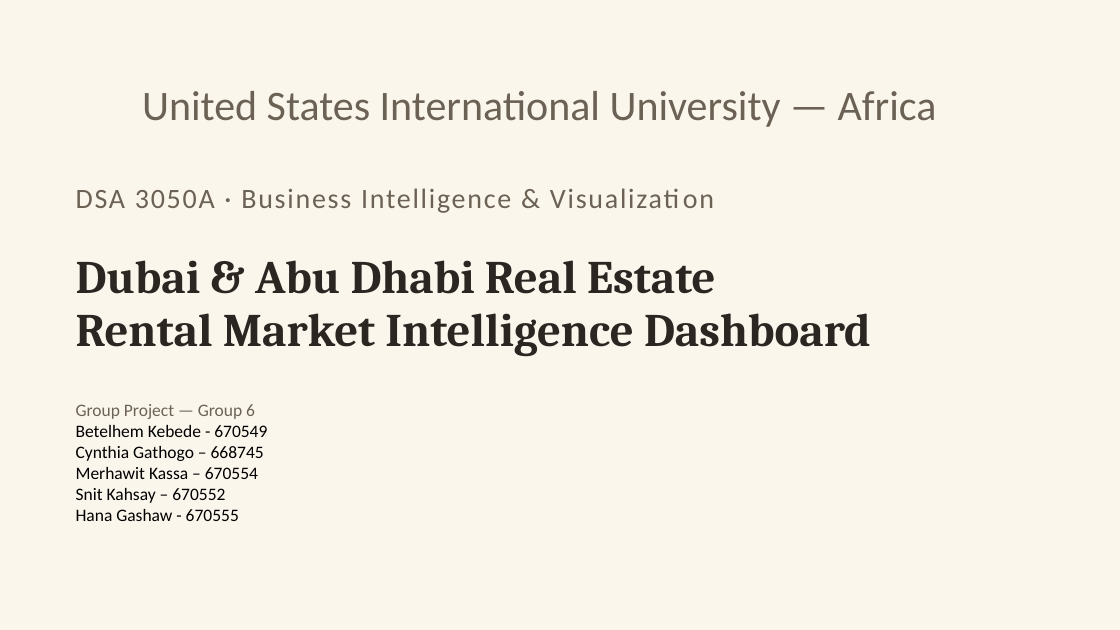
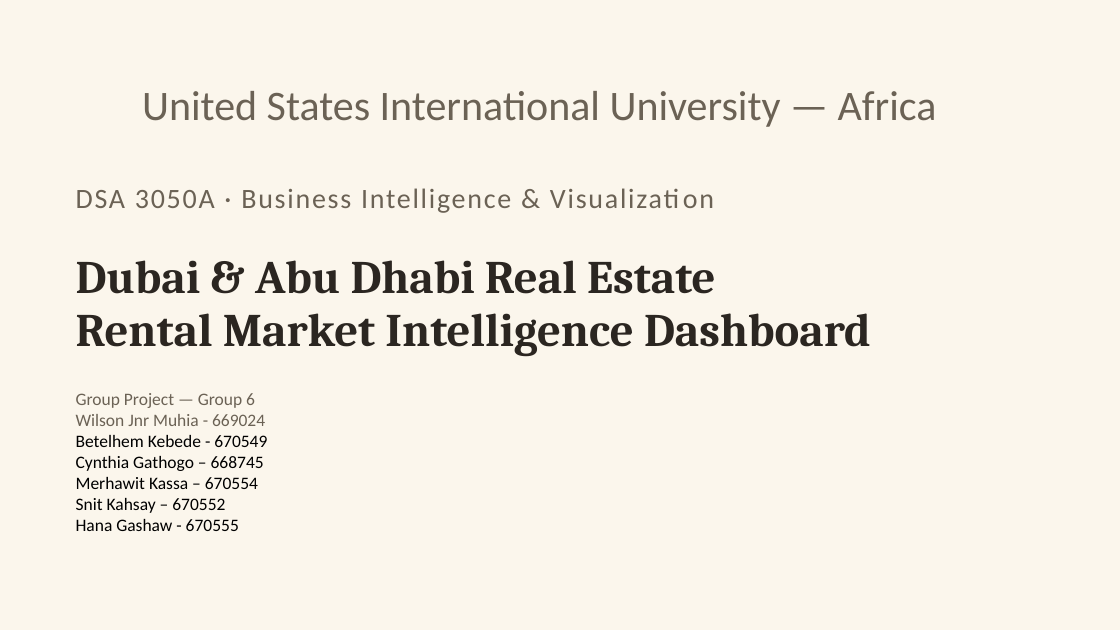
Before and after one commit to SnitTeshome/DSA3050A_GroupProject_Group6, a slide deck: slide 1 of Presentation.pptx. Drawn at 1120x630 pixels with LibreOffice and Linux fonts; fonts in the diff are those of the drawing. Boxes give left, top, right and bottom in pixels: in the first picture for what was removed or moved away, otherwise in the second. Text is boxed around its words. In the diff, an @@ line names an element or a change of style, - is before the commit and + after.

```diff
--- a/Presentation.pptx
+++ b/Presentation.pptx
@@ text at <box>76,414,265,426</box>: paragraph added @@
+Wilson Jnr Muhia - 669024
```
Also in this commit, not shown: 1 other file.
